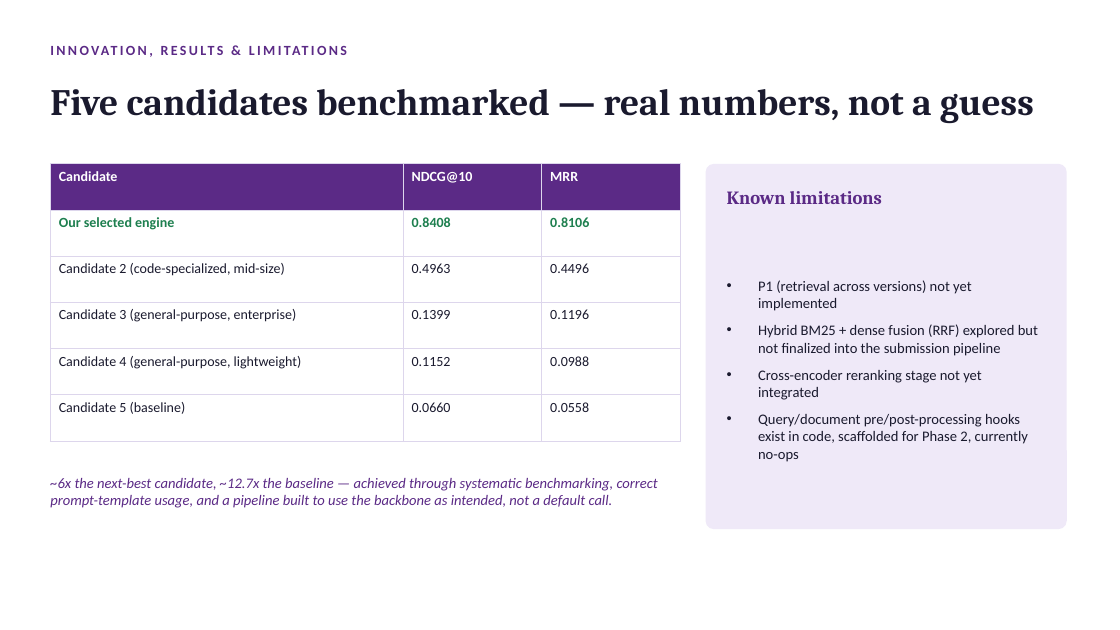
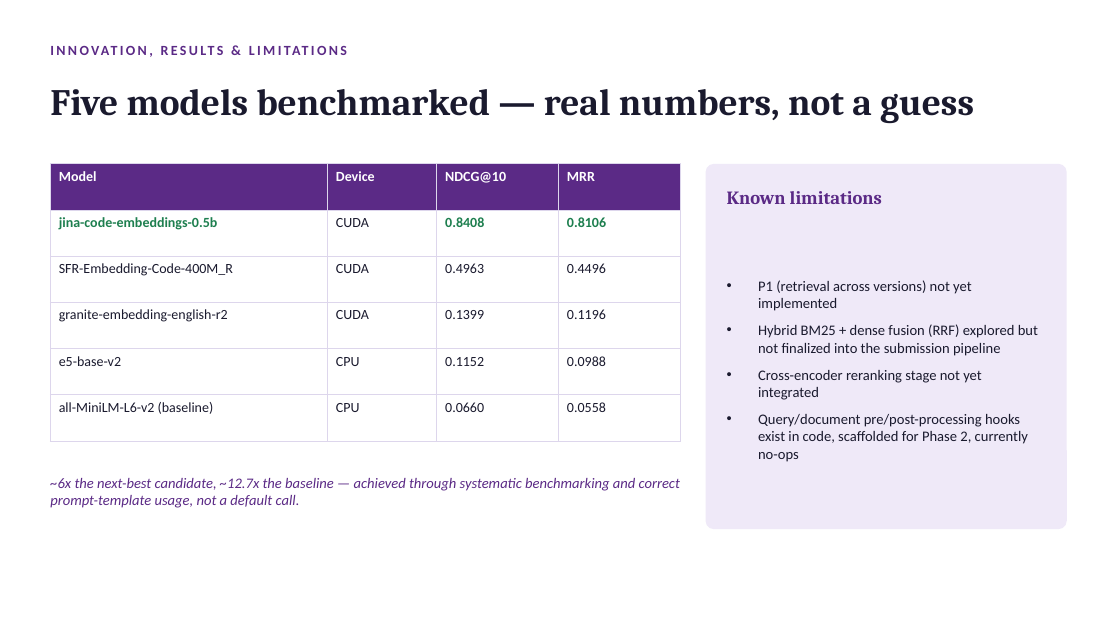
Before and after one commit to krishivgupta1429-cell/samsung-prism-codebase, a slide deck: slide 8 of Thapar_Cli404_submission.pptx. Drawn at 1120x630 pixels with LibreOffice and Linux fonts; fonts in the diff are those of the drawing. Boxes give left, top, right and bottom in pixels: in the first picture for what was removed or moved away, otherwise in the second. Text is boxed around its words. In the diff, an @@ line names an element or a change of style, - is before the commit and + after.

```diff
--- a/Thapar_Cli404_submission.pptx
+++ b/Thapar_Cli404_submission.pptx
@@ text at [50,89,974,123]: text changed @@
-Five candidates benchmarked — real numbers, not a guess
+Five models benchmarked — real numbers, not a guess
@@ table at [50,164,681,441] @@
-column 1: Candidate | Our selected engine | Candidate 2 (code-specialized, mid-size) | Candidate 3 (general-purpose, enterprise) | Candidate 4 (general-purpose, lightweight) | Candidate 5 (baseline)
+column 1: Model | jina-code-embeddings-0.5b | SFR-Embedding-Code-400M_R | granite-embedding-english-r2 | e5-base-v2 | all-MiniLM-L6-v2 (baseline)
+column 2: Device | CUDA | CUDA | CUDA | CPU | CPU
@@ text at [50,478,680,508]: text changed @@
-~6x the next-best candidate, ~12.7x the baseline — achieved through systematic benchmarking, correct prompt-template usage, and a pipeline built to use the backbone as intended, not a default call.
+~6x the next-best candidate, ~12.7x the baseline — achieved through systematic benchmarking and correct prompt-template usage, not a default call.
```
Also in this commit, not shown: 4 other slides changed.
